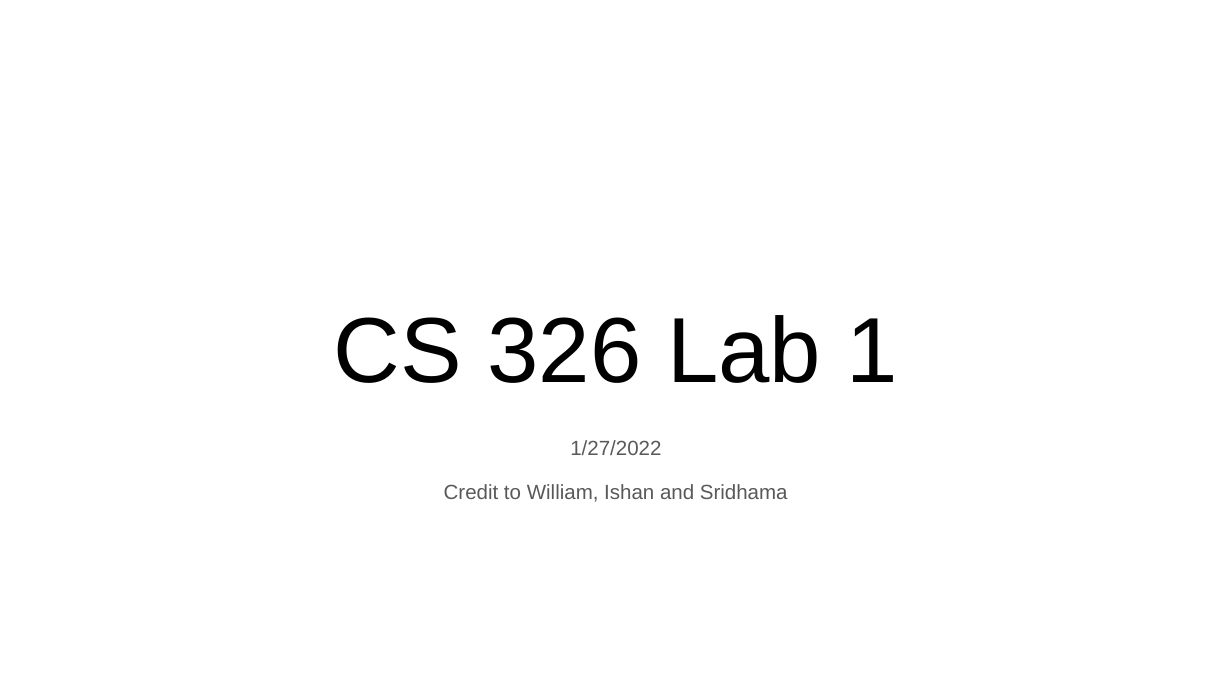
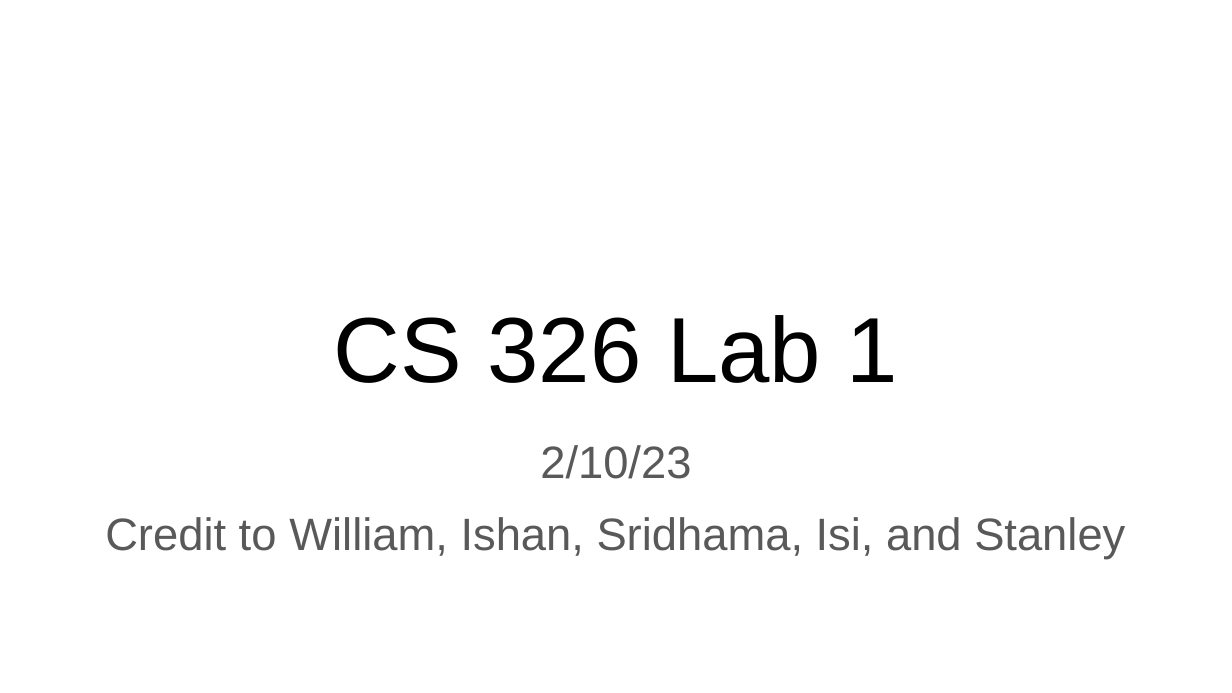
Before and after one commit to umass-cs-326/umass-cs-326.github.io, a slide deck: slide 1 of docs/04-labs/01-git-basics/01-git-basics.pptx. Drawn at 1232x693 pixels with LibreOffice and Linux fonts; fonts in the diff are those of the drawing. Boxes give left, top, right and bottom in pixels: in the first picture for what was removed or moved away, otherwise in the second. Text is boxed around its words. In the diff, an @@ line names an element or a change of style, - is before the commit and + after.

```diff
--- a/docs/04-labs/01-git-basics/01-git-basics.pptx
+++ b/docs/04-labs/01-git-basics/01-git-basics.pptx
@@ text at [105, 445, 1125, 560]: text changed; size 12 to 26.5 pt @@
-1/27/2022
-Credit to William, Ishan and Sridhama
+2/10/23
+Credit to William, Ishan, Sridhama, Isi, and Stanley
```
Also in this commit, not shown: 7 other slides changed, 1 slide added, 1 slide removed.
